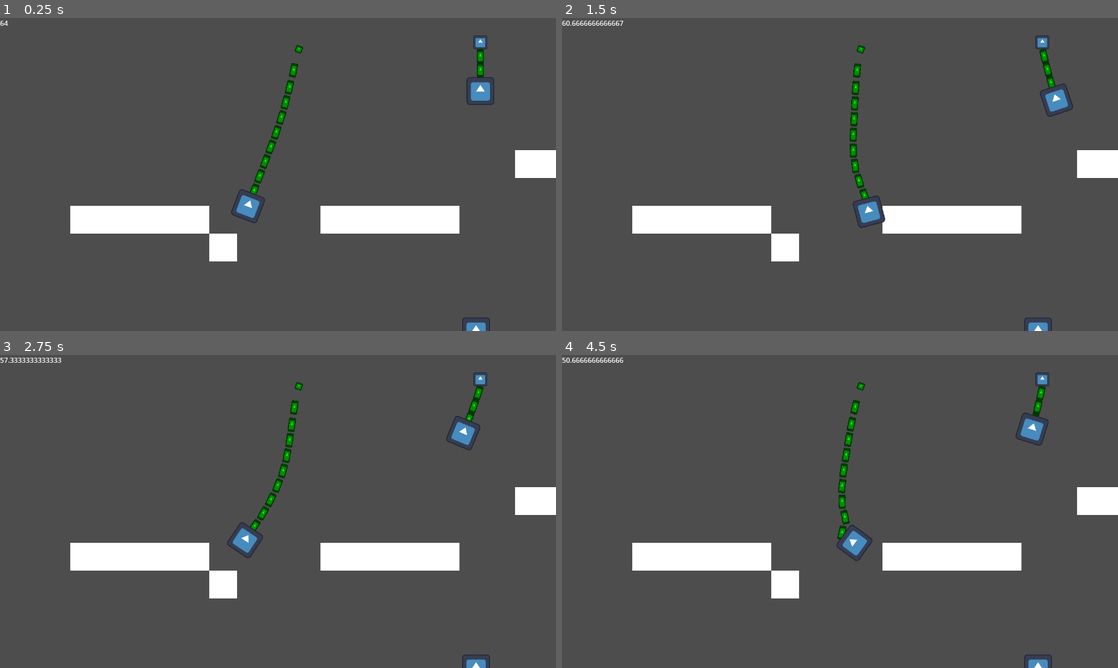
Above: before the commit, frames 1-4 (two rows, left to right).
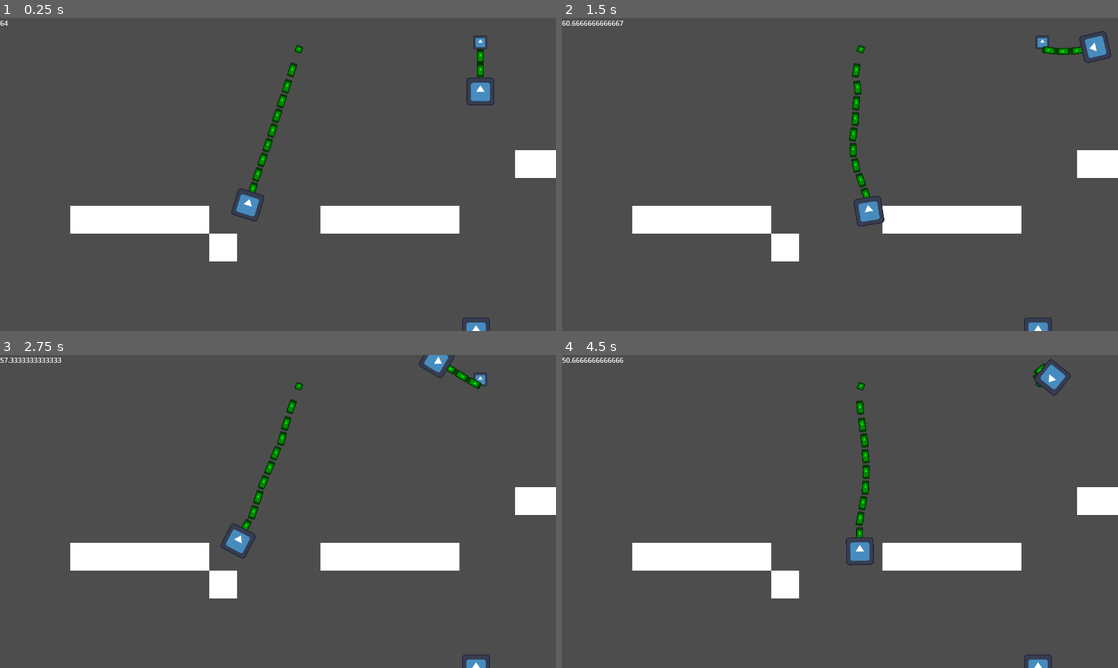
Above: after the commit, the same moments.

Repository: xtr3m3nerd/mini-jam-153-magnet-fishing
Game: Godot game, scene res://scenes/testing/test_string.tscn
The game is run twice, just before and just after one commit, with the same random seed, the same clock (stepped at 60 frames per second) and the same inputs. The project has no main scene, so this scene is started directly. The engine's default icon, where the game draws it, is replaced by a stand-in: a white triangle on a blue panel in a dark square.
Inputs:
- Up to frame 1 (0.25 s): no input
- Up to frame 2 (1.5 s): hold Space (magnet) 0.53-1.28 s; hold D (move_right) from 0.53 s (still down); tap W (move_up) at 0.77 s; tap Space (magnet) at 1.35 s
- Up to frame 3 (2.75 s): tap W (move_up) at 1.52 s; release D (move_right) at 2.03 s; hold A (move_left) from 2.03 s (still down); hold Space (magnet) from 2.03 s (still down)
- Up to frame 4 (4.5 s): release A (move_left) at 2.78 s; release Space (magnet) at 2.78 s; hold D (move_right) 2.78-4.28 s; tap Space (magnet) at 2.85, 4.35 s; tap W (move_up) at 3.02, 3.77 s; hold Space (magnet) 3.53-4.28 s; hold A (move_left) from 4.28 s (still down)

The runs differ from the first frame. In frame 1, 0.8% of the frame differs, in the area x 41-89%, y 14-66%; in frame 2, 1.3%; in frame 3, 2.0%; in frame 4, 2.0%, in the area x 49-92%, y 1-68%.

Commit message:
more stable rope

Diff:
--- a/scenes/prefabs/mobile_rope_base.tscn
+++ b/scenes/prefabs/mobile_rope_base.tscn
@@ -19,3 +19,5 @@
 [node name="MountPoint" type="PinJoint2D" parent="."]
 position = Vector2(0, 8)
 node_a = NodePath("..")
+bias = 0.5
+softness = 0.01
--- a/scenes/prefabs/rope_segment.tscn
+++ b/scenes/prefabs/rope_segment.tscn
@@ -5,10 +5,11 @@
 
 [sub_resource type="CapsuleShape2D" id="CapsuleShape2D_bjsaq"]
 radius = 4.0
-height = 14.0
+height = 8.0
 
 [node name="RopeSegment" type="RigidBody2D"]
-mass = 0.25
+mass = 0.1
+gravity_scale = 0.5
 script = ExtResource("1_3ic11")
 
 [node name="Sprite2D" type="Sprite2D" parent="."]
@@ -24,3 +25,4 @@
 [node name="MountPoint" type="PinJoint2D" parent="."]
 position = Vector2(0, 16)
 node_a = NodePath("..")
+softness = 0.5
--- a/scenes/testing/floating_magnet.tscn
+++ b/scenes/testing/floating_magnet.tscn
@@ -7,7 +7,9 @@
 radius = 135.05
 
 [node name="FloatingMagnet" type="Node2D"]
+position = Vector2(-1, 0)
 script = ExtResource("1_3byju")
+mass = 0.5
 
 [node name="Sprite2D" type="Sprite2D" parent="."]
 scale = Vector2(0.25, 0.25)
